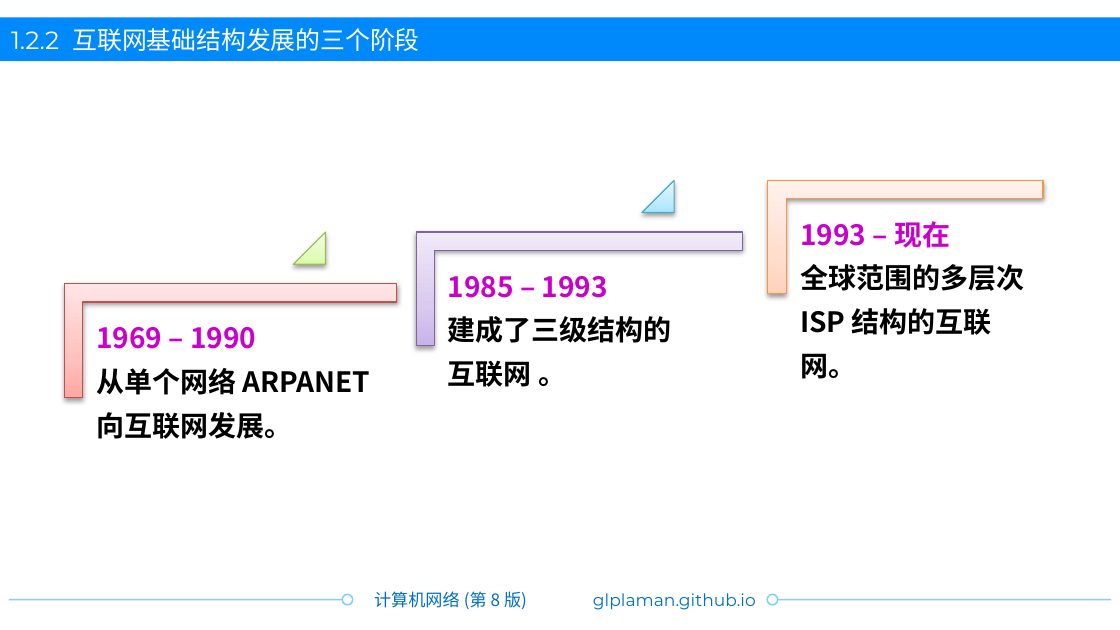
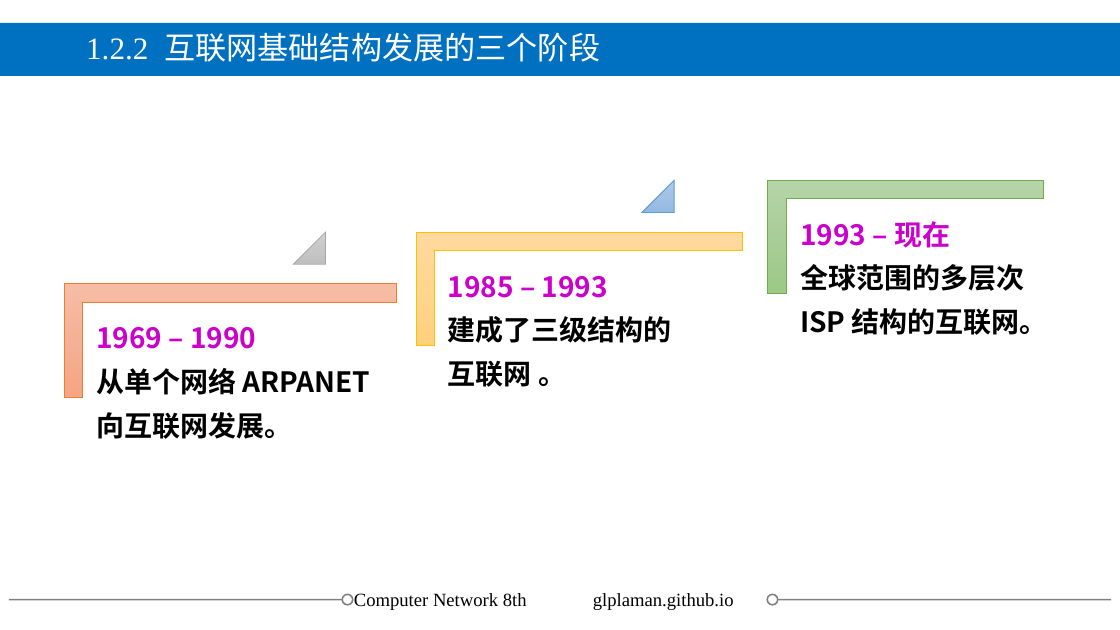
Before and after one commit to glplaman/glplaman.github.io, a slide deck: slide 19 of network/ppt/chap1.pptx. Drawn at 1120x630 pixels with LibreOffice and Linux fonts; fonts in the diff are those of the drawing; background and template pictures are left out. Boxes give left, top, right and bottom in pixels: in the first picture for what was removed or moved away, otherwise in the second. Text is boxed around its words. In the diff, an @@ line names an element or a change of style, - is before the commit and + after.

```diff
--- a/network/ppt/chap1.pptx
+++ b/network/ppt/chap1.pptx
@@ rectangle: place and size @@
-rectangle at [0,18,1120,62]
+rectangle at [0,24,1120,76]
@@ rectangle at [0,24,1120,76]: fill #0089FA to #0070C0 @@
@@ title "1.2.2 互联网基础结构发展的三个阶段": place and size @@
-title "1.2.2 互联网基础结构发展的三个阶段" at [11,28,419,51]
+title "1.2.2 互联网基础结构发展的三个阶段" at [86,32,600,62]
@@ title "1.2.2 互联网基础结构发展的三个阶段" at [86,32,600,62]: size 16 to 20 pt, font Montserrat to Times New Roman; line spacing 1 to 0.9; less space between paragraphs @@
@@ triangle at [642,180,674,213]: fill gradient #A7E6FF to #C1EDFF to #E7F8FF to gradient #B1CBE9 to #A3C1E5 to #93B9E4; outline #4BACC6 0.75 pt to #5B9BD5 0.5 pt; shadow off @@
@@ corner at [768,180,1044,295]: fill gradient #FFD2BD to #FFDED0 to #FFF2ED to gradient #B5D5A7 to #AACE9A to #9CC987; outline #F79646 0.75 pt to #70AD47 0.5 pt; shadow off @@
@@ triangle at [293,232,326,264]: fill gradient #DAFDA7 to #E4FCC2 to #F5FFE7 to gradient #D2D2D2 to #C8C8C8 to #C0C0C0; outline #9BBB59 0.75 pt to #A5A5A5 0.5 pt; shadow off @@
@@ corner at [416,231,742,346]: fill gradient #C9B5E8 to #D8CBEE to #F0EAF9 to gradient #FFDB9E to #FFD590 to #FFD07C; outline #8064A2 0.75 pt to #FFC000 0.5 pt; shadow off @@
@@ corner at [64,284,397,398]: fill gradient #FFA6A5 to #FFC0BF to #FFE7E7 to gradient #F7BDA5 to #F5B196 to #F8A582; outline #C0504D 0.75 pt to #ED7D31 0.5 pt; shadow off @@
@@ line (9, 599) - (353, 599): stroke #84CFF5 1 pt to #808080 1 pt @@
@@ ellipse at [343,595,353,605]: outline #84CFF5 1 pt to #808080 1 pt @@
@@ text added at [354,593,527,610], 12 pt, text #000000 @@
+Computer Network 8th
@@ text removed at [374,591,527,610] @@
-计算机网络 (第 8 版)
@@ text "glplaman.github.io" at [593,593,734,610]: size 11 to 12 pt, font Montserrat to Times New Roman, text colour #0070C0 to #000000 @@
@@ ellipse at [767,595,777,605]: outline #84CFF5 1 pt to #808080 1 pt @@
@@ line (767, 599) - (1111, 599): stroke #84CFF5 1 pt to #808080 1 pt @@
```
Also in this commit, not shown: 149 other slides changed, 22 other files.
